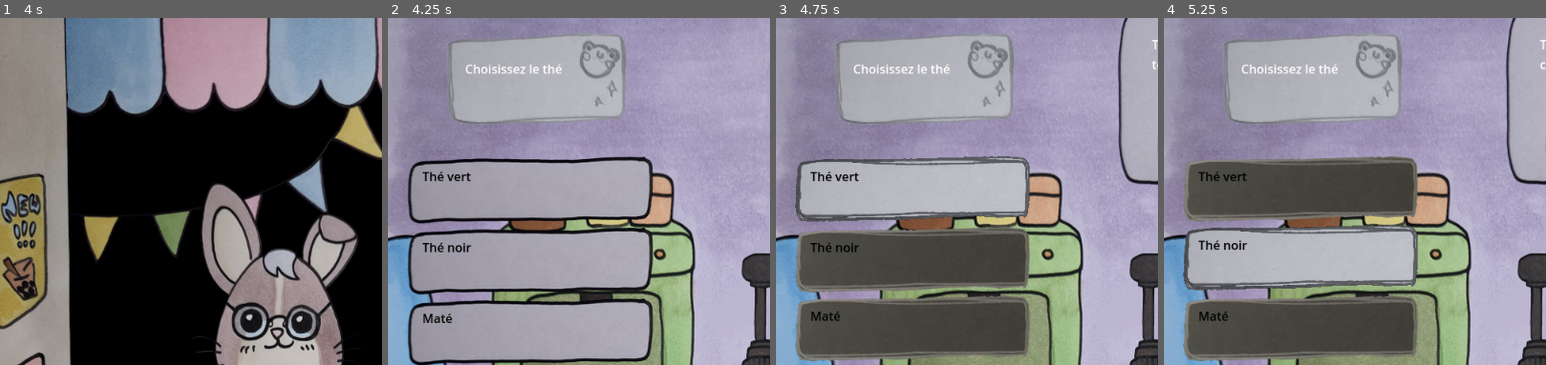
Above: before the commit, frames 1-4 (left to right).
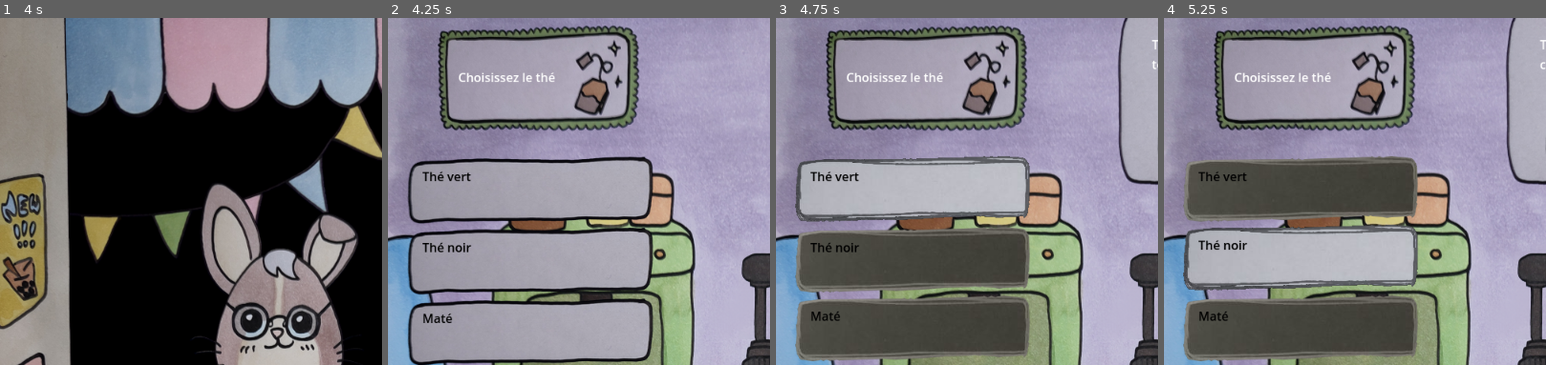
Above: after the commit, the same moments.

Repository: serrureriehurluberlesque/GGJ2025
Game: Godot game, scene res://scenes/tearoom.tscn
Same seed, same stepped clock (60 frames per second), same inputs: the game is played once before the commit and once after it. The engine's default icon, where the game draws it, is replaced by a stand-in: a white triangle on a blue panel in a dark square.
Inputs (mouse positions are % of the whole screen's width and height, from its top left):
- Up to frame 1 (4 s): click (48, 49) at 0.5 s; tap Enter at 3.5 s
- Up to frame 2 (4.25 s): no input
- Up to frame 3 (4.75 s): click (20, 29) at 4.25 s
- Up to frame 4 (5.25 s): click (20, 39) at 5.02 s
The pictures show only the part of the screen within x 0-50%, y 4-54%; the shares and areas given below are measured in that part.

Frame 1 is identical in both runs. In frame 2, 7.0% of the frame differs, in the area x 13-66%, y 2-33%; in frame 3, 7.0%; in frame 4, 7.0%.

Commit message:
Section title avec nouvelles assets

Diff:
--- a/scenes/composition/composition.gd
+++ b/scenes/composition/composition.gd
@@ -118,8 +118,10 @@
 		title.text = "Choisissez le thé"
 	elif step_id == 1:
 		title.text = "Choisissez le sirop"
+		$SectionRect.texture = load("res://assets/bouton_craft_1_sirup.png")
 	else:
-		title.text = "Choisissez les perlesc"
+		title.text = "Choisissez les perles"
+		$SectionRect.texture = load("res://assets/bouton_craft_1_bubble.png")
 
 
 func _on_submit_pressed() -> void:
--- a/scenes/composition/composition.tscn
+++ b/scenes/composition/composition.tscn
@@ -436,10 +436,11 @@
 anchor_top = 0.083
 anchor_right = 0.086
 anchor_bottom = 0.083
-offset_left = 18.698
-offset_top = 22.292
-offset_right = 158.698
-offset_bottom = 71.292
+offset_left = 9.698
+offset_top = 16.292
+offset_right = 144.698
+offset_bottom = 74.292
+vertical_alignment = 1
 
 [node name="TypeSelection" type="MarginContainer" parent="."]
 custom_minimum_size = Vector2(10, 10)
Binary file changed: assets/bouton_craft_1.png
Binary file changed: assets/bouton_craft_1_bubble.png
Binary file changed: assets/bouton_craft_1_sirup.png
Binary file changed: assets/bouton_craft_1_tea.png
